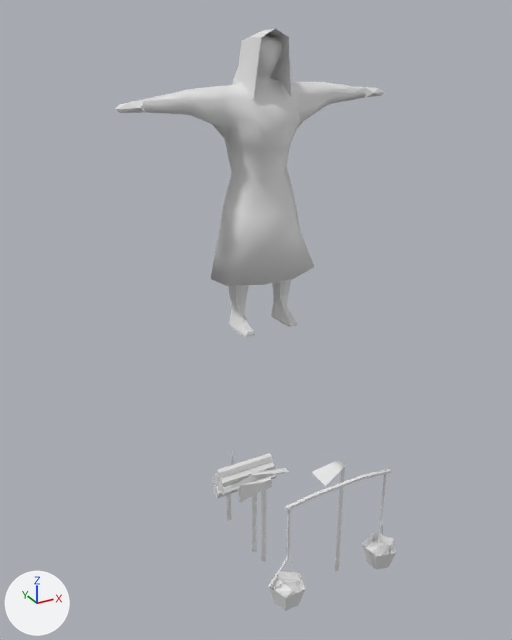
What one commit did to the Blender file 3DModels/BlendFiles/villager-female.blend.
Before and after are seen from a 50 mm lens placed at (-14.4, -25.7, 13.1), pointed at (0.5, 1.4, -0.5). Every picture has the same lights, and +X, +Y and +Z are marked at lower left.

The older version as bpy lines, for what is in view:
```python
me_cube = bpy.data.meshes.new('Cube')
me_cube.from_pydata(...)  # 490 vertices, 548 faces, 2 loose edges; spans x -9.9..12.0, y -4.8..7.0, z -41.9..4.3
ob_cube = bpy.data.objects.new('Cube', me_cube)
ob_cube.location = (0.01, 0.0, 9.78)
ob_cube.scale = (0.612, 0.612, 0.612)
```
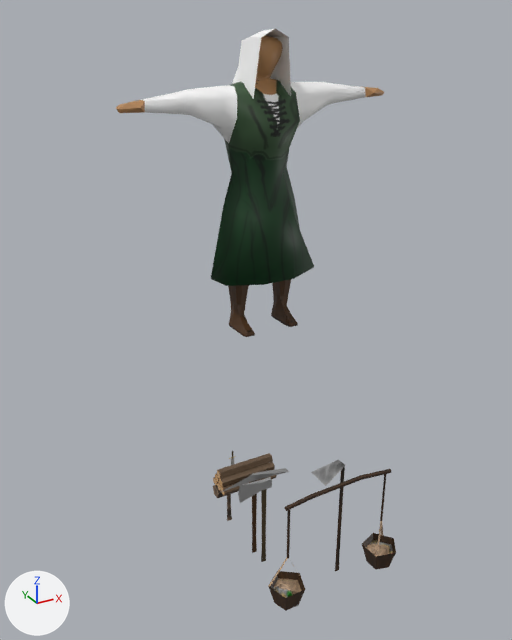
The change, as a list of edits to the scene's bpy script:
```text
Add img_villger_female_png:
    img_villger_female_png = load_image('villger-female.png', '../../Textures/villger-female.png', 1024, 1024, 'sRGB')
Add mat_villger_female_png:
    mat_villger_female_png = principled_material('villger-female.png')
    mat_villger_female_png.texture = img_villger_female_png
Change me_cube:
    where me_cube.from_pydata(...)  # 490 vertices, 548 faces, 2 loose edges; spans x -9.9..12.0, y -4.8..7.0, z -41.9..4.3
    add me_cube.materials.append(mat_villger_female_png)  # picture img_villger_female_png
```

Location of each change, (x1, y1, x2, y2) in pixels of the pictures (512 x 640 px):
'Cube', recoloured: (116, 29, 396, 611) in both
